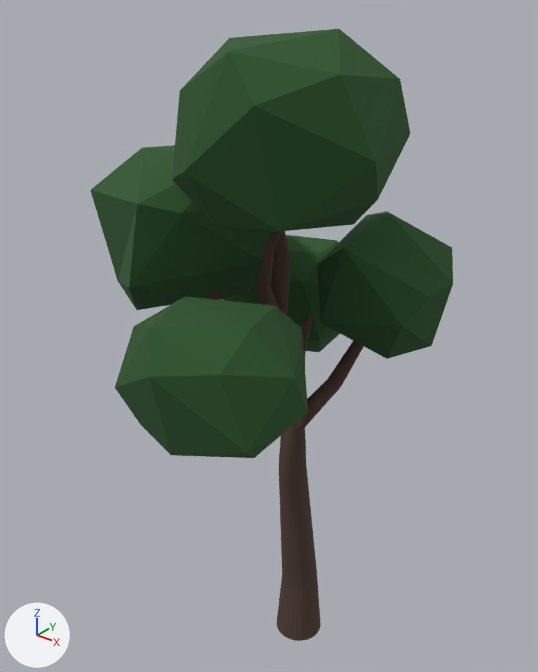
The FBX model Island/Assets/Prefabs/Mapping/Tree1.fbx as it was, and as the next commit left it.
The view is the same before and after, from a 50 mm camera at (3.24, -4.53, 5.93) aimed at (-0.23, -0.2, 3.24). Every picture has the same lights, and +X, +Y and +Z are marked at lower left. Where no turn or scale is listed for an object, it has been applied to the vertices. Vertices at the same position are counted once.

The first picture shows 'Leaves', 'Trunk'.
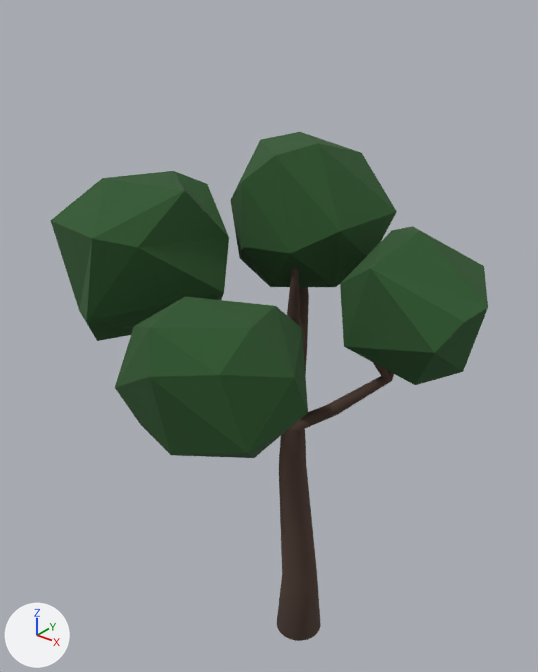
The edits, one by one:
me_cylinder_001 is used by ob_trunk; location (0.0, 0.0, 0.44).
me_cylinder_001 had 864 vertices, 850 faces and spanned x -0.99..0.55, y -1.08..0.87, z -0.45..4.28.
me_cylinder_001 now has 768 vertices, 753 faces and spans x -0.99..0.85, y -1.08..0.33, z -0.45..3.66.
me_cylinder_001 part 3: 165 vertices moved from x -0.07..0.55, y -0.66..0.27, z 2.41..3.48 to x -0.16..0.85, y -0.56..0.19, z 2.26..3.14; 242 vertices removed from x -0.44..0.28, y -0.66..0.87, z 2.6..4.28; 146 vertices added at x -0.33..0.01, y -0.16..0.33, z 2.65..3.66.
me_cylinder_001 part 4: the surface is now shaded smooth.
me_icosphere is used by ob_leaves; location (0.31, -0.79, 4.95).
me_icosphere had 108 vertices, 196 faces and spanned x -1.77..0.89, y -1.11..2.07, z -2.3..0.69.
me_icosphere now has 86 vertices, 156 faces and spans x -1.93..1.25, y -1.11..1.89, z -2.06..-0.17.
me_icosphere part 1: the loose piece of 22 vertices spanning x -1.65..-0.33, y 0.9..2.07, z -2.3..-1.18 is deleted.
Part 2, on me_icosphere:
20 vertices are removed from x -0.8..0.71, y -0.59..0.58, z -0.61..0.69.
41 faces are deleted.
8 vertices in x -0.17..0.89, y 0.57..1.64, z -1.56..-0.76 move by (0.36, -0.22, 0.0).
6 vertices in x -1.77..-0.46, y -0.23..0.44, z -1.37..-0.31 move by (-0.16, -0.29, -0.21).
4 vertices in x -1.47..-0.98, y -0.47..1.14, z -1.23..-0.23 move by (-0.16, -0.28, -0.2).
4 vertices in x -1.71..-0.89, y -0.41..1.15, z -0.9..-0.43 move by (-0.16, -0.28, -0.21).
4 vertices in x -1.43..-0.69, y -0.18..0.91, z -1.39..-0.24 move by (-0.16, -0.29, -0.2).
4 vertices in x -0.13..0.78, y 0.68..1.43, z -1.69..-1.01 move by (0.35, -0.22, 0.0).
14 vertices move from x -1.5..0.73, y 0.24..1.48, z -1.61..0.42 to x -1.65..1.09, y -0.04..1.27, z -1.66..-0.17.
20 vertices are added at x -1.29..0.12, y 0.5..1.89, z -1.45..-0.22.
41 new faces join them.

What differs and where, as boxes (x1, y1, x2, y2) in the pictures (538 x 672 px; the box of a moved part takes in the faces that stretch with it):
'Leaves', reshaped (21% wider, 24% shorter)
    before: (90, 29, 453, 458)
    after: (50, 132, 488, 458)
'Trunk', reshaped (26% wider)
    before: (206, 231, 364, 641)
    after: (195, 246, 394, 641)
part 1 of me_icosphere, deleted (green)
    before: (222, 235, 340, 352)
part 2 of me_icosphere, moved or reshaped
    before: (90, 29, 453, 359)
    after: (50, 132, 488, 385)
part 3 of me_cylinder_001, moved or reshaped
    before: (256, 231, 364, 432)
    after: (287, 268, 394, 432)
